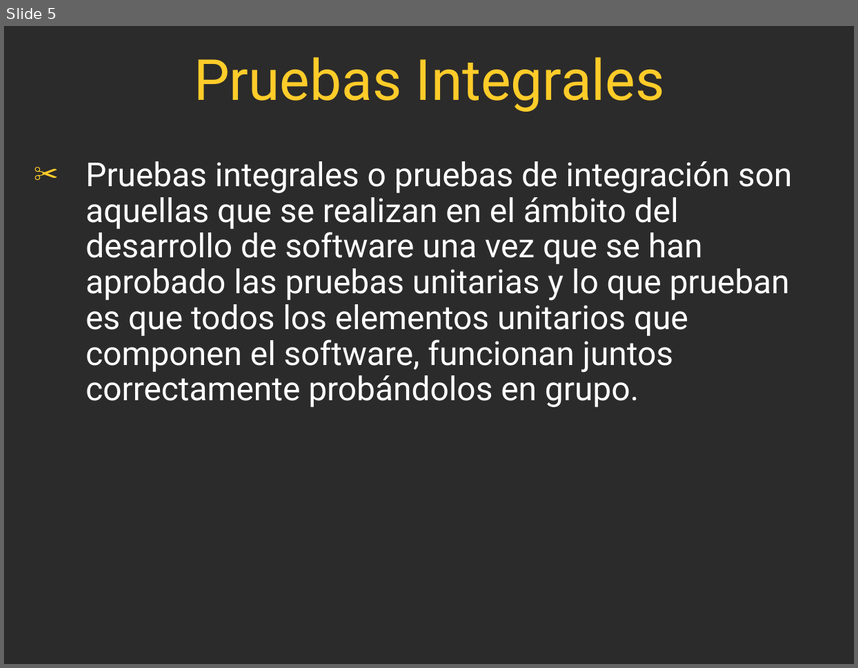
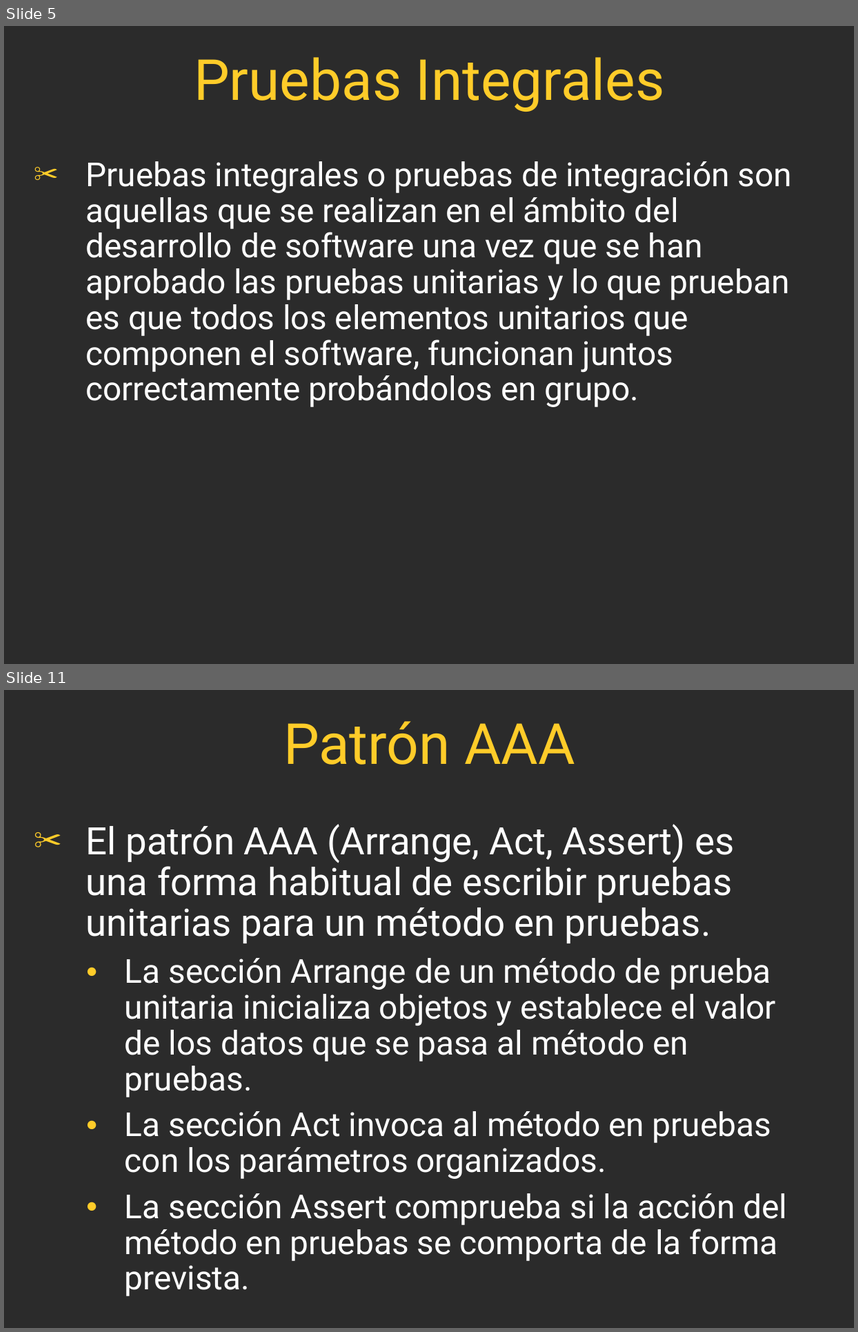
Before and after one commit to FedeDavila1984/utn_prog_y_lab_II, a slide deck: PPTs/ProgramacionII_Clase_16-2017.ppt. Shown one above the other, each under a label of ours: slide 5 before the commit, slides 5 and 11 after it; the slides between them are not shown. The pictures are 858x668 and 858x1332 pixels, drawn with LibreOffice and Linux fonts; fonts in the diff are those of the drawing; background and template pictures are left out; a plain dark background stands for a picture behind light text. Boxes give left, top, right and bottom in pixels: in the first picture for what was removed or moved away, otherwise in the second. Text is boxed around its words. In the diff, an @@ line names an element or a change of style, - is before the commit and + after.

```diff
--- a/PPTs/ProgramacionII_Clase_16-2017.ppt
+++ b/PPTs/ProgramacionII_Clase_16-2017.ppt
@@ slide 11 added at <box>4,690,854,1328</box>, background picture (left out) @@
@@ title added at <box>283,721,575,765</box>, 48 pt, text #FFCC29 @@
+Patrón AAA
@@ text added at <box>85,824,787,1296</box>, 28 pt, text #FFFFFF @@
+✂ El patrón AAA (Arrange, Act, Assert) es una forma habitual de escribir pruebas unitarias para un método en pruebas.
+  ● La sección Arrange de un método de prueba unitaria inicializa objetos y establece el valor de los datos que se pasa al método en pruebas.
+  ● La sección Act invoca al método en pruebas con los parámetros organizados.
+  ● La sección Assert comprueba si la acción del método en pruebas se comporta de la forma prevista.
```
Also in this commit, not shown: 3 slides changed, 9 other slides added, 41 other files.
